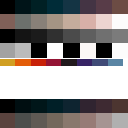
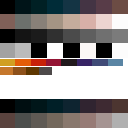
Two versions of the same layered image (128px x 128px). Layer-by-layer changes:
added layer "Paint Layer 1 Merged" (1st of 2) above "Paint Layer 1 (pasted)" over [0, 67, 52, 75]
